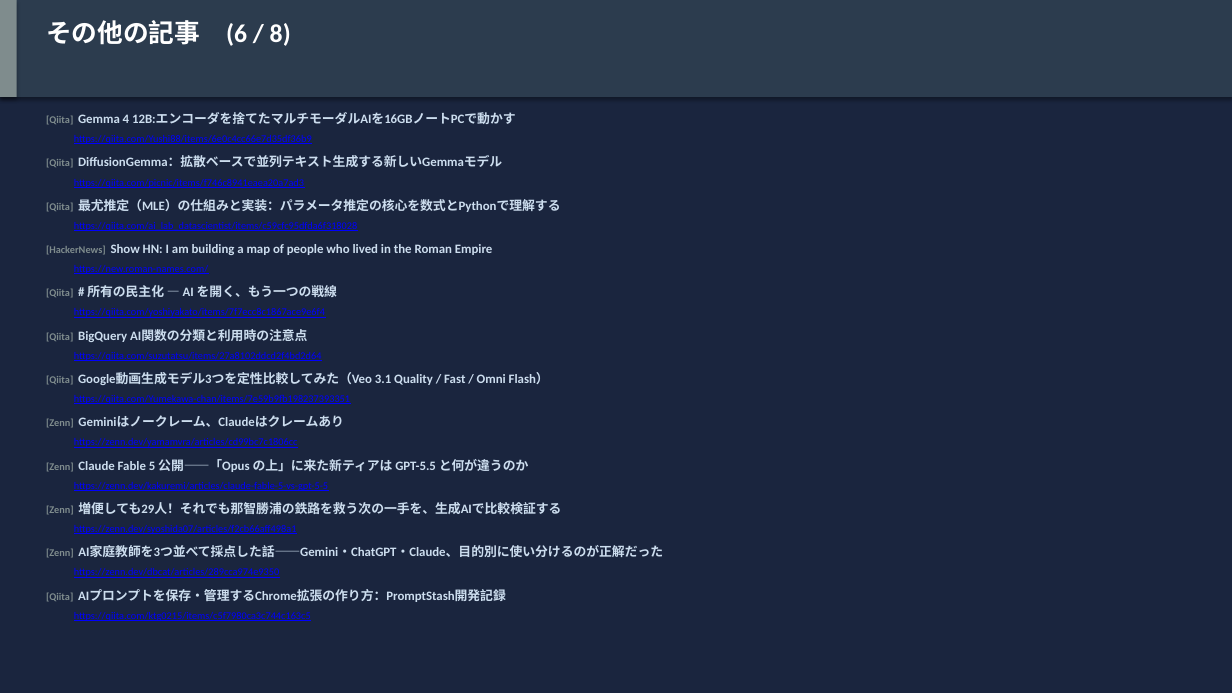
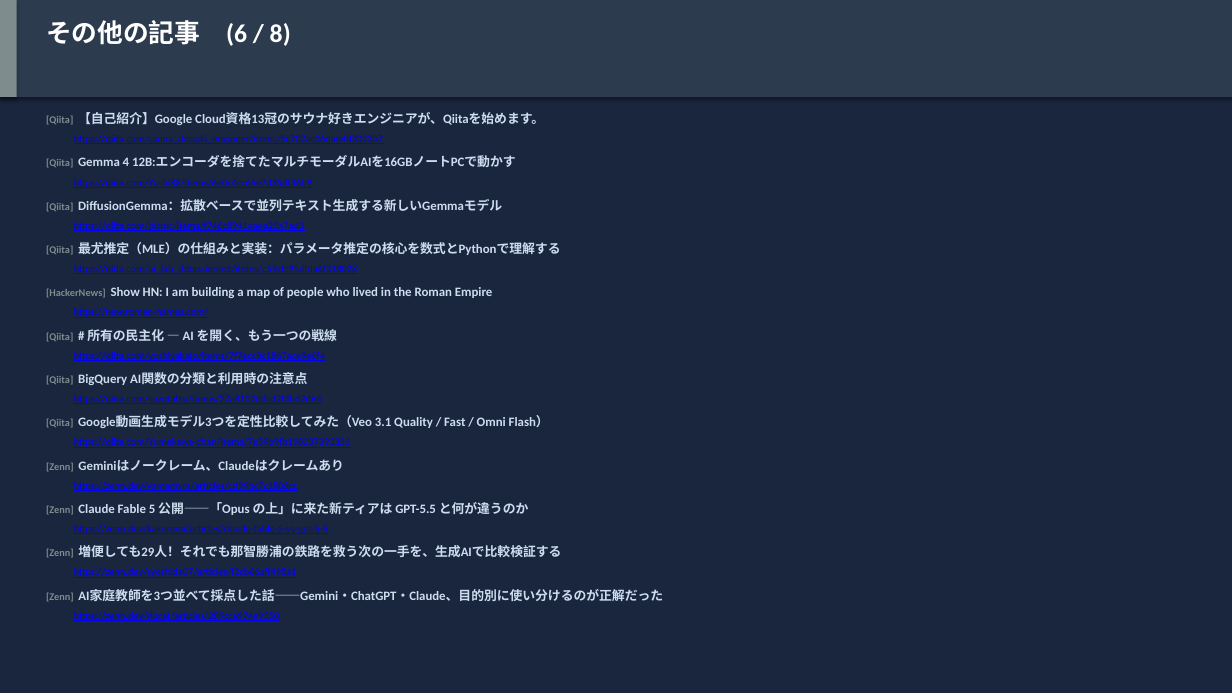
Before and after one commit to h-shoji-jws/ai-news-collector, a slide deck: slide 23 of data/2026-06-14.pptx. Drawn at 1232x693 pixels with LibreOffice and Linux fonts; fonts in the diff are those of the drawing. Boxes give left, top, right and bottom in pixels: in the first picture for what was removed or moved away, otherwise in the second. Text is boxed around its words. In the diff, an @@ line names an element or a change of style, - is before the commit and + after.

Commit message:
Add daily AI news collection: 2026-06-14

```diff
--- a/data/2026-06-14.pptx
+++ b/data/2026-06-14.pptx
@@ text added at [46, 112, 544, 125], 10 pt, text #CCDDEE, bold @@
+[Qiita] 【自己紹介】Google Cloud資格13冠のサウナ好きエンジニアが、Qiitaを始めます。
@@ text at [74, 135, 383, 144]: text changed @@
-https://qiita.com/Yushi88/items/6e0c4cc66e7d35df36b9
+https://qiita.com/sauna_daisuki_engineer/items/5c702ac06dad4d3023b7
@@ text at [74, 179, 312, 188]: text changed @@
-https://qiita.com/picnic/items/f746c8941eaea20a7ad3
+https://qiita.com/Yushi88/items/6e0c4cc66e7d35df36b9
@@ text at [74, 222, 304, 231]: text changed @@
-https://qiita.com/ai_lab_datascientist/items/c59cfc95dfda6f318028
+https://qiita.com/picnic/items/f746c8941eaea20a7ad3
@@ text at [74, 265, 358, 274]: text changed @@
-https://qiita.com/yoshiyakato/items/7f7ecc8c1867ace9e6f4
+https://qiita.com/ai_lab_datascientist/items/c59cfc95dfda6f318028
@@ text "[HackerNews] Show HN: I am ...": place and size @@
-text "[HackerNews] Show HN: I am ..." at [46, 244, 493, 255]
+text "[HackerNews] Show HN: I am ..." at [46, 287, 493, 298]
@@ text at [74, 352, 325, 361]: text changed @@
-https://qiita.com/suzutatsu/items/27a8102ddcd2f4bd2d64
+https://qiita.com/yoshiyakato/items/7f7ecc8c1867ace9e6f4
@@ text at [74, 395, 322, 404]: text changed @@
-https://qiita.com/Yumekawa-chan/items/7e59b9fb198237393351
+https://qiita.com/suzutatsu/items/27a8102ddcd2f4bd2d64
@@ text at [74, 438, 350, 448]: text changed @@
-https://zenn.dev/yamamvra/articles/cd99bc7c1806cc
+https://qiita.com/Yumekawa-chan/items/7e59b9fb198237393351
@@ 11 texts: place and size @@
-11 texts at [46, 112, 663, 558]
+11 texts at [46, 156, 663, 602]
@@ text at [74, 482, 298, 491]: text changed @@
-https://zenn.dev/kakuremi/articles/claude-fable-5-vs-gpt-5-5
+https://zenn.dev/yamamvra/articles/cd99bc7c1806cc
@@ text at [74, 525, 328, 534]: text changed @@
-https://zenn.dev/syoshida07/articles/f2cb66aff498a1
+https://zenn.dev/kakuremi/articles/claude-fable-5-vs-gpt-5-5
@@ text at [74, 568, 297, 578]: text changed @@
-https://zenn.dev/dbcat/articles/289cca974e9350
+https://zenn.dev/syoshida07/articles/f2cb66aff498a1
@@ text removed at [46, 589, 506, 602] @@
-[Qiita] AIプロンプトを保存・管理するChrome拡張の作り方：PromptStash開発記録
@@ text at [74, 612, 279, 621]: text changed @@
-https://qiita.com/ktg0215/items/c5f7980ca3c744c163c5
+https://zenn.dev/dbcat/articles/289cca974e9350
```
Also in this commit, not shown: 9 other slides changed, 1 other file.
